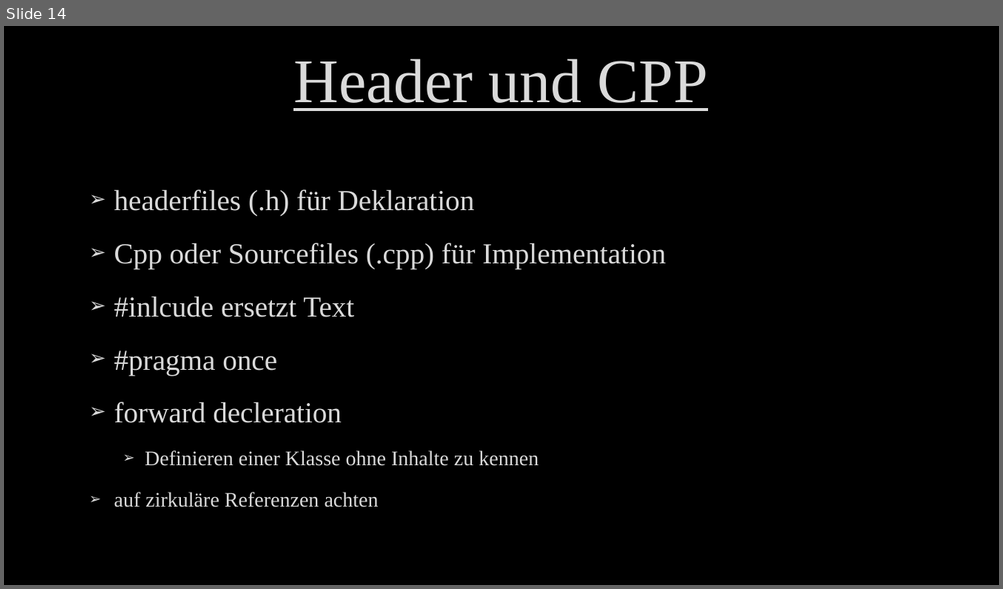
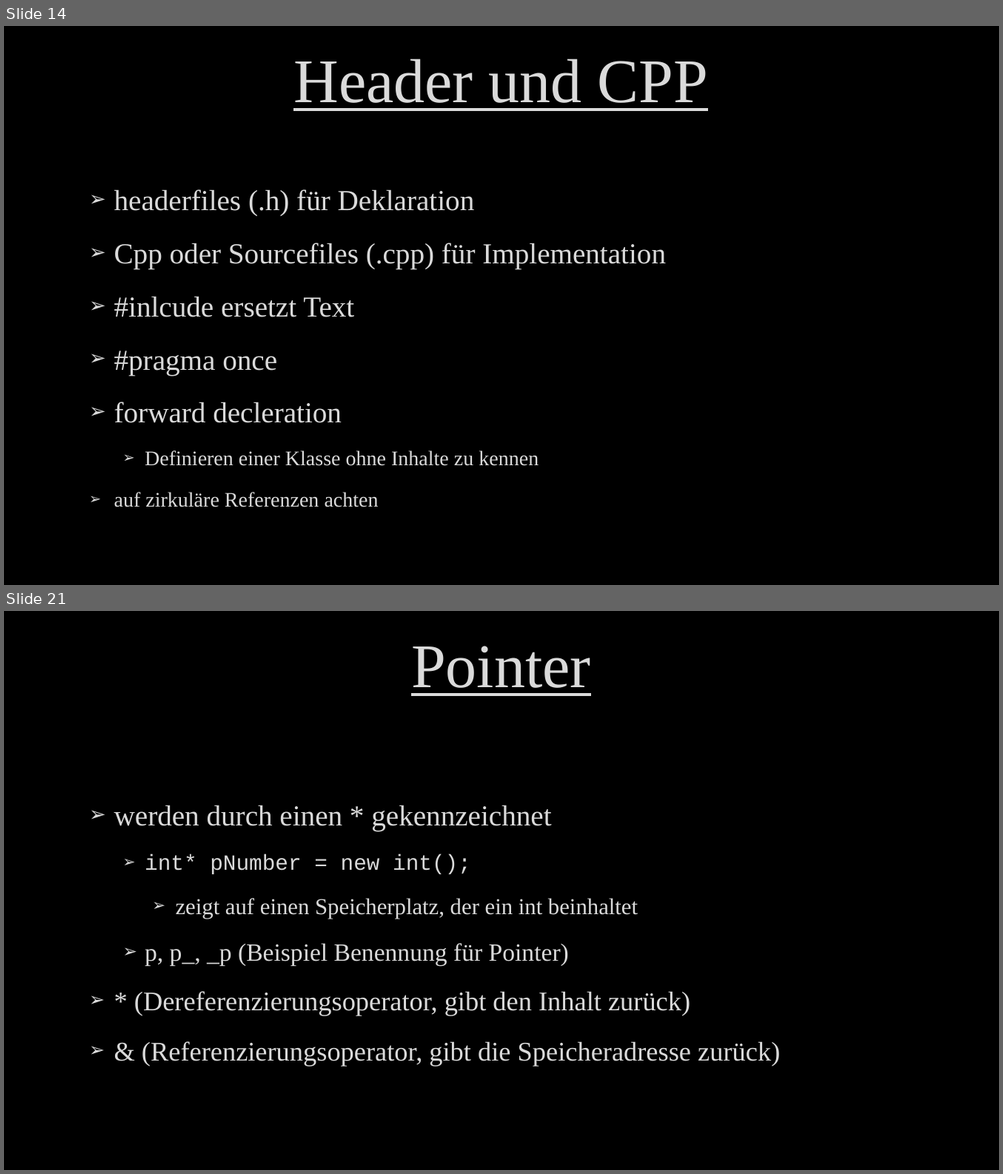
Before and after one commit to M2vH/GPA4300_0318, a slide deck: Document/Programmieren Grundlagen 2.pptx. Shown one above the other, each under a label of ours: slide 14 before the commit, slides 14 and 21 after it; the slides between them are not shown. The pictures are 1003x589 and 1003x1174 pixels, drawn with LibreOffice and Linux fonts; fonts in the diff are those of the drawing; background and template pictures are left out. Boxes give left, top, right and bottom in pixels: in the first picture for what was removed or moved away, otherwise in the second. Text is boxed around its words. In the diff, an @@ line names an element or a change of style, - is before the commit and + after.

```diff
--- a/Document/Programmieren Grundlagen 2.pptx
+++ b/Document/Programmieren Grundlagen 2.pptx
@@ slide 21 added at bbox=[4, 611, 999, 1170], background picture (left out) @@
@@ title added at bbox=[411, 646, 590, 696], 60 pt, text #DADADA, underline @@
+Pointer
@@ text added at bbox=[114, 805, 780, 1066], 26 pt, text #DADADA @@
+➢ werden durch einen * gekennzeichnet
+  ➢ int* pNumber = new int();
+    ➢ zeigt auf einen Speicherplatz, der ein int beinhaltet
+  ➢ p, p_, _p (Beispiel Benennung für Pointer)
+➢ * (Dereferenzierungsoperator, gibt den Inhalt zurück)
+➢ & (Referenzierungsoperator, gibt die Speicheradresse zurück)
```
Also in this commit, not shown: 7 other slides added, 20 other files.
